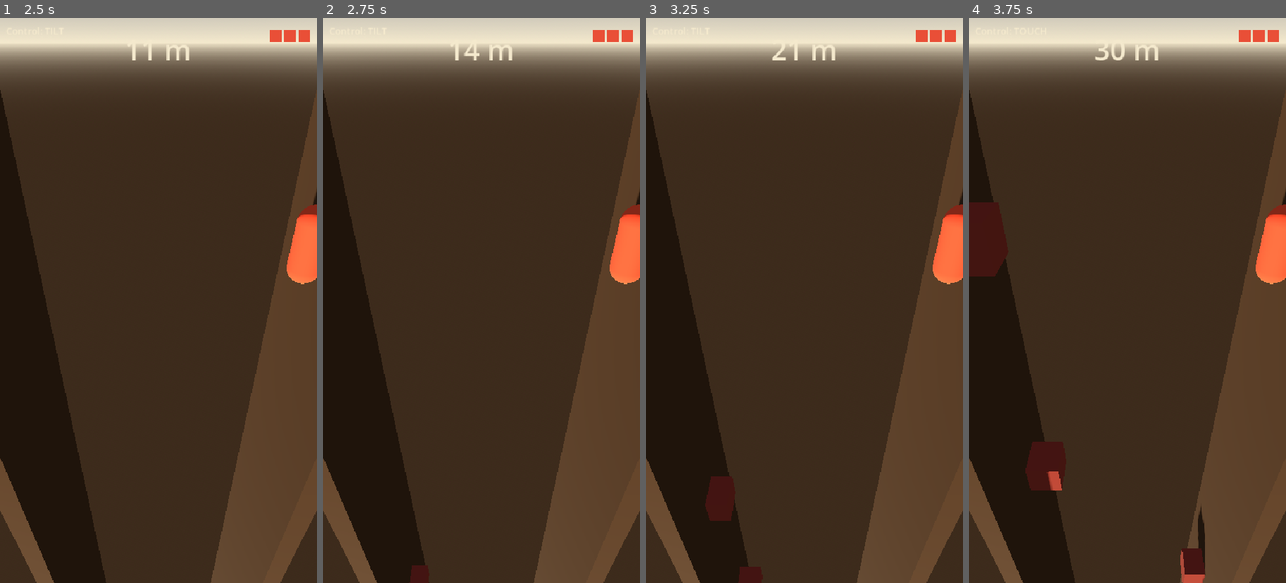
Above: before the commit, frames 1-4 (left to right).
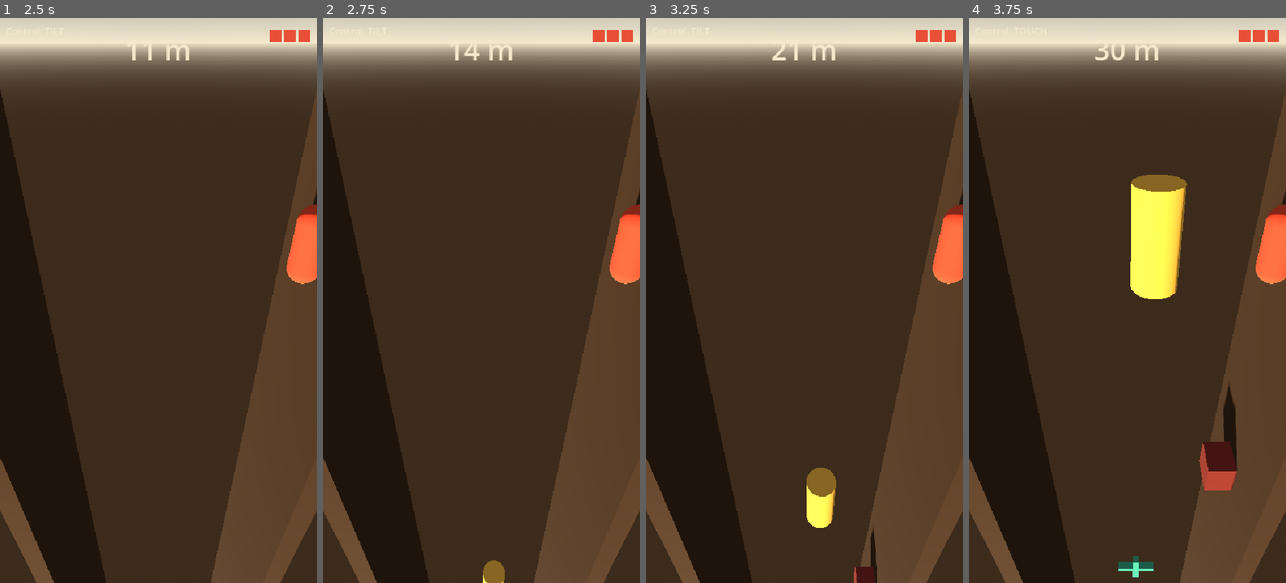
Above: after the commit, the same moments.

Repository: quvntvn/Hyperdive
Game: Godot game, scene res://scenes/game/main_game.tscn
The game is run twice, just before and just after one commit, with the same random seed, the same clock (stepped at 60 frames per second) and the same inputs.
Inputs (mouse positions are in pixels of both pictures, inside the frame that each line leads up to):
- Up to frame 1 (2.5 s): tap Enter at 0.5 s; move the mouse to (228, 272) at 0.52 s; hold D (move_right) 0.53-1.25 s; tap 1 at 0.6 s; click (228, 272) at 0.67 s; drag from (95, 328) to (142, 413) at 1.27 s; move the mouse to (190, 176) at 2.02 s; hold D (move_right) from 2.03 s (still down); tap 3 at 2.1 s
- Up to frame 2 (2.75 s): keep holding D (move_right)
- Up to frame 3 (3.25 s): release D (move_right) at 2.75 s; drag from (788, 413) to (709, 215) at 2.77 s
- Up to frame 4 (3.75 s): move the mouse to (1222, 385) at 3.52 s; hold A (move_left) from 3.53 s (still down); tap 2 at 3.6 s

Frame 1 is identical in both runs. In frame 2, 0.4% of the frame differs, in the area x 27-58%, y 96-100%; in frame 3, 1.8%; in frame 4, 7.4%, in the area x 0-85%, y 27-100%.

Commit message:
feat(spawner): selection aleatoire parmi 4 types d'obstacles
obstacle_scene (PackedScene) -> obstacle_scenes (Array[PackedScene]).
pick_random() au spawn, guard push_warning si tableau vide.
main_game.tscn: obstacle_scenes peuple avec les 4 scenes.

Co-Authored-By: Claude Sonnet 4.6 <noreply@anthropic.com>

Diff:
--- a/hyperdive/scenes/game/main_game.tscn
+++ b/hyperdive/scenes/game/main_game.tscn
@@ -1,10 +1,13 @@
-[gd_scene load_steps=11 format=3]
+[gd_scene load_steps=14 format=3]
 
 [ext_resource type="PackedScene" path="res://scenes/player/player.tscn" id="PlayerScene"]
 [ext_resource type="Script" path="res://scripts/gameplay/follow_camera.gd" id="FollowCameraScript"]
 [ext_resource type="PackedScene" path="res://scenes/ui/debug_hud.tscn" id="DebugHUDScene"]
 [ext_resource type="Script" path="res://scripts/gameplay/obstacle_spawner.gd" id="SpawnerScript"]
 [ext_resource type="PackedScene" path="res://scenes/obstacles/obstacle_box.tscn" id="ObstacleBoxScene"]
+[ext_resource type="PackedScene" path="res://scenes/obstacles/obstacle_pillar.tscn" id="ObstaclePillarScene"]
+[ext_resource type="PackedScene" path="res://scenes/obstacles/obstacle_star.tscn" id="ObstacleStarScene"]
+[ext_resource type="PackedScene" path="res://scenes/obstacles/obstacle_saturn.tscn" id="ObstacleSaturnScene"]
 [ext_resource type="PackedScene" path="res://scenes/ui/game_hud.tscn" id="GameHUDScene"]
 [ext_resource type="PackedScene" path="res://scenes/gameplay/corridor_walls.tscn" id="CorridorWallsScene"]
 
@@ -49,7 +52,7 @@
 [node name="ObstacleSpawner" type="Node3D" parent="."]
 script = ExtResource("SpawnerScript")
 player_path = NodePath("../Player")
-obstacle_scene = ExtResource("ObstacleBoxScene")
+obstacle_scenes = Array[PackedScene]([ExtResource("ObstacleBoxScene"), ExtResource("ObstaclePillarScene"), ExtResource("ObstacleStarScene"), ExtResource("ObstacleSaturnScene")])
 
 [node name="DebugHUD" parent="." instance=ExtResource("DebugHUDScene")]
 
--- a/hyperdive/scripts/gameplay/obstacle_spawner.gd
+++ b/hyperdive/scripts/gameplay/obstacle_spawner.gd
@@ -3,7 +3,7 @@
 
 @export var player: Node3D
 @export var player_path: NodePath
-@export var obstacle_scene: PackedScene
+@export var obstacle_scenes: Array[PackedScene]
 
 const SPAWN_INTERVAL_Y: float = 7.2
 const SPAWN_AHEAD: float = 30.0
@@ -16,9 +16,11 @@
 	if player == null and not player_path.is_empty():
 		player = get_node_or_null(player_path)
 	_next_spawn_y = (player.global_position.y if player != null else 0.0) - SPAWN_AHEAD
+	if obstacle_scenes.is_empty():
+		push_warning("ObstacleSpawner: obstacle_scenes is empty")
 
 func _process(_delta: float) -> void:
-	if player == null or obstacle_scene == null:
+	if player == null or obstacle_scenes.is_empty():
 		return
 	var player_y: float = player.global_position.y
 	while player_y - SPAWN_AHEAD < _next_spawn_y:
@@ -29,7 +31,8 @@
 			obstacle.queue_free()
 
 func _spawn_at(y: float) -> void:
-	var obstacle: Node3D = obstacle_scene.instantiate()
+	var picked: PackedScene = obstacle_scenes.pick_random()
+	var obstacle: Node3D = picked.instantiate()
 	get_parent().add_child(obstacle)
 	obstacle.global_position = Vector3(
 		randf_range(-CORRIDOR_HALF_WIDTH, CORRIDOR_HALF_WIDTH),
